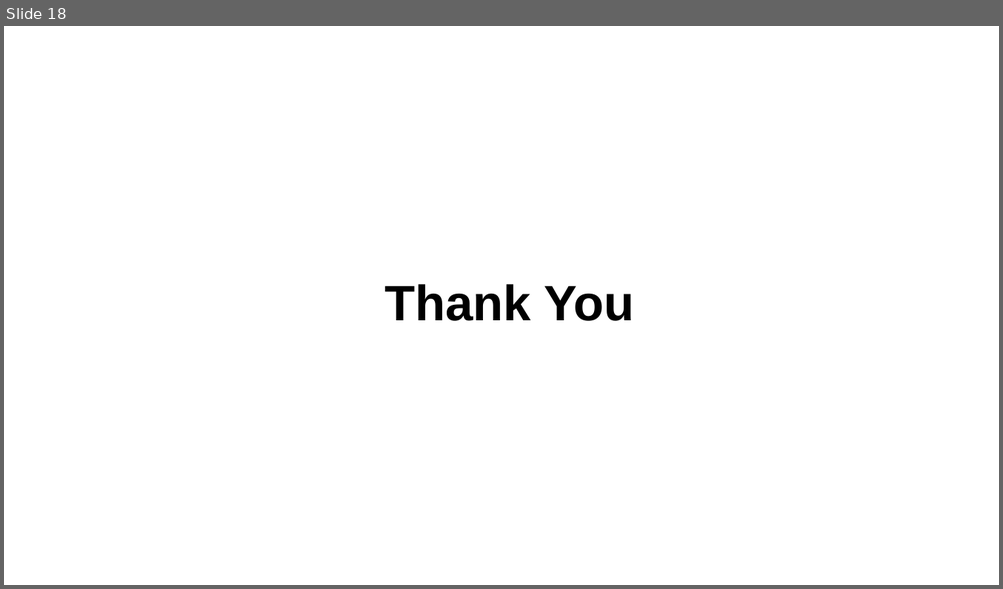
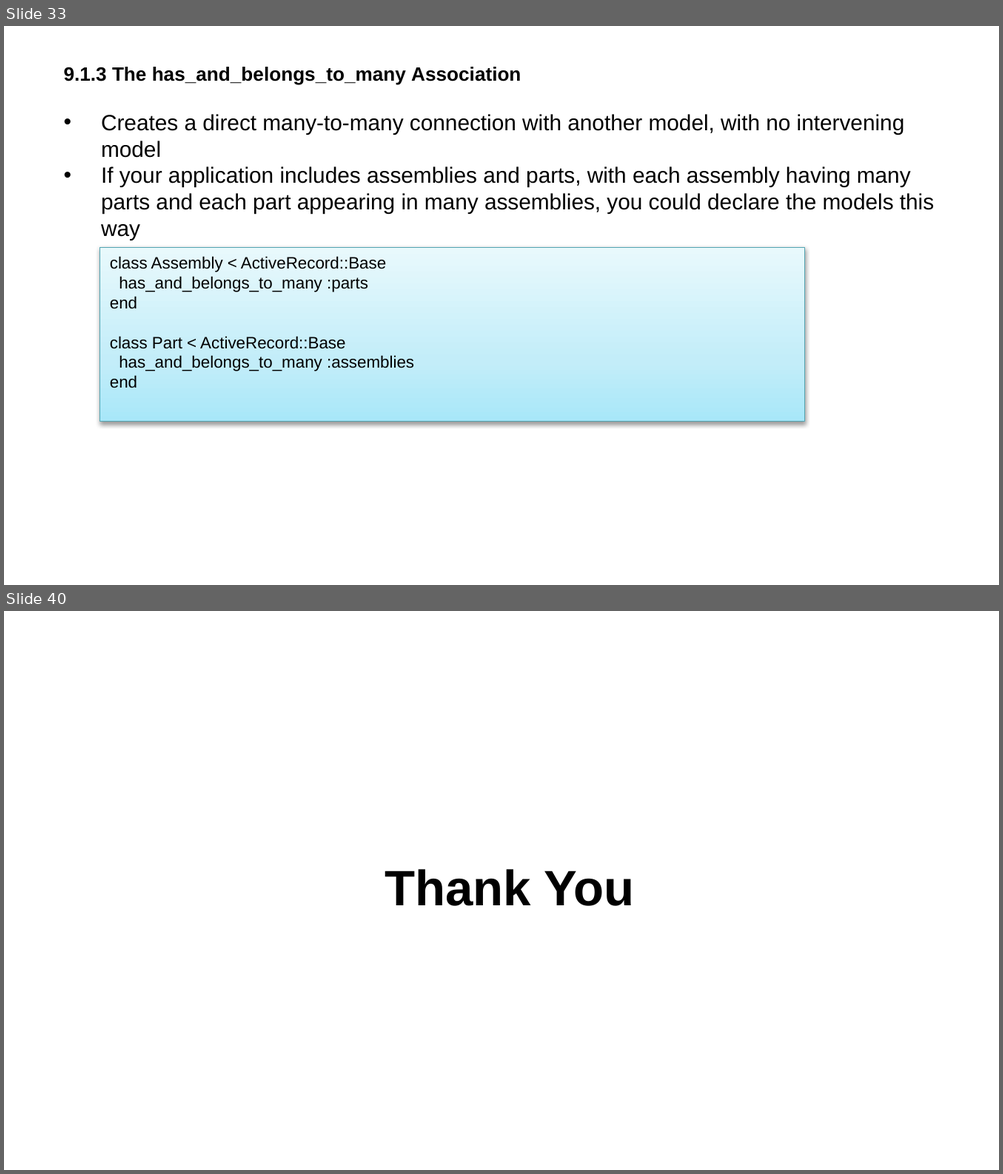
Before and after one commit to rubypool/rails-training-material, a slide deck: Ruby On Rails Deck - Models.pptx. Shown one above the other, each under a label of ours: slide 18 before the commit, slides 33 and 40 after it; the slides between them are not shown. The pictures are 1003x589 and 1003x1174 pixels, drawn with LibreOffice and Linux fonts; fonts in the diff are those of the drawing. Boxes give left, top, right and bottom in pixels: in the first picture for what was removed or moved away, otherwise in the second. Text is boxed around its words. In the diff, an @@ line names an element or a change of style, - is before the commit and + after.

Commit message:
updating model ppt with associations

```diff
--- a/Ruby On Rails Deck - Models.pptx
+++ b/Ruby On Rails Deck - Models.pptx
@@ slide 33 added at (4, 26, 999, 585), background #FFFFFF @@
@@ title added at (64, 67, 521, 85), 14 pt, text #000000, bold @@
+9.1.3 The has_and_belongs_to_many Association
@@ text added at (101, 114, 933, 241), 16 pt, text #000000 @@
+  • Creates a direct many-to-many connection with another model, with no intervening model
+  • If your application includes assemblies and parts, with each assembly having many parts and each part appearing in many assemblies, you could declare the models this way
@@ rectangle added at (100, 248, 805, 422), fill gradient #A9E9F9 to #C3EFF9 to #E7F9FE, outline #53A5B3 0.75 pt, 12 pt, text #000000 @@
+class Assembly < ActiveRecord::Base
+has_and_belongs_to_many :parts
+end
+class Part < ActiveRecord::Base
+has_and_belongs_to_many :assemblies
+end
@@ what was slide 18 is now slide 40 @@
```
Also in this commit, not shown: 21 other slides added.
